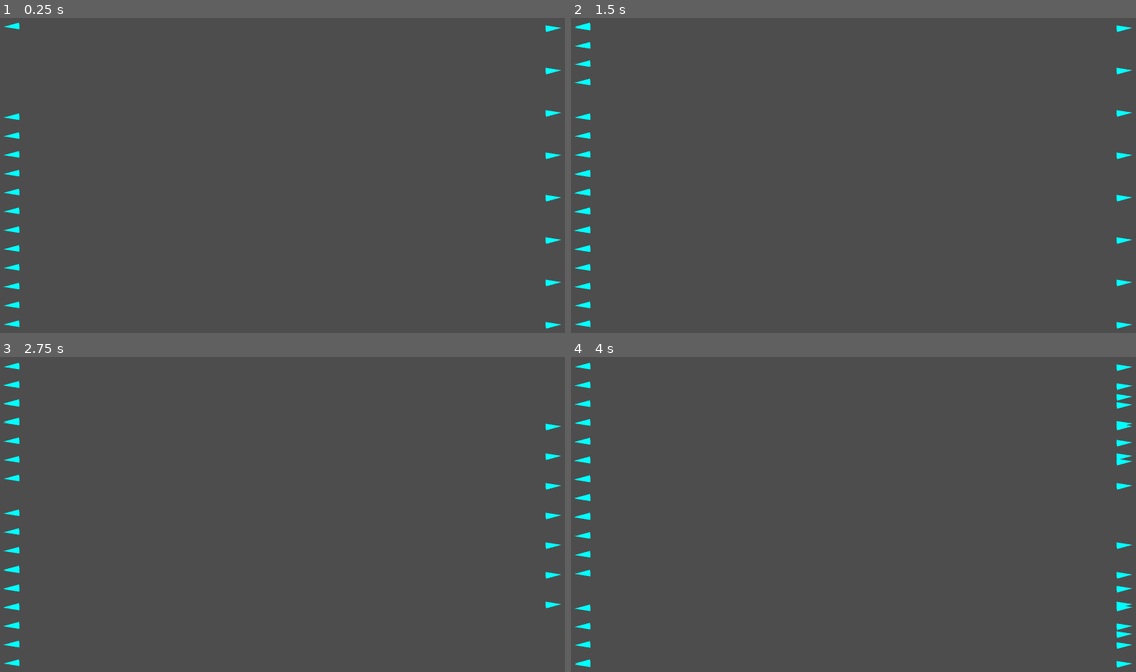
Above: before the commit, frames 1-4 (two rows, left to right).
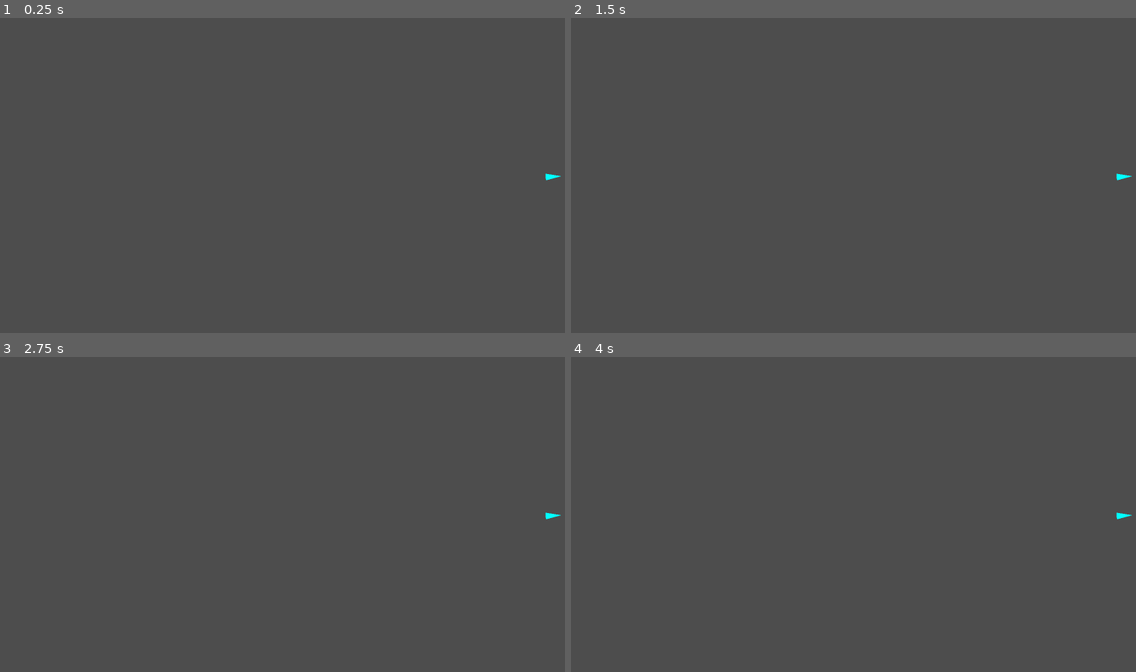
Above: after the commit, the same moments.

Repository: yancouto/psych0
Game: Godot game, scene res://runner.tscn
Two runs of this game, one before a commit and one after it. Both use one fixed random seed, a clock stepped at 60 frames per second and the inputs below.
Inputs (mouse positions are in pixels of both pictures, inside the frame that each line leads up to):
- Up to frame 1 (0.25 s): no input
- Up to frame 2 (1.5 s): tap Enter at 0.5 s; move the mouse to (977, 159) at 0.52 s; press the mouse at (977, 159) at 0.53 s; hold D (move_right) 0.53-1.28 s; tap Space at 1.25 s; move the mouse to (740, 191) at 1.27 s; release the mouse at (740, 191) at 1.28 s; hold S (move_down) from 1.28 s (still down); click (740, 191) at 1.35 s
- Up to frame 3 (2.75 s): move the mouse to (339, 445) at 2.02 s; release S (move_down) at 2.03 s; press the mouse at (339, 445) at 2.03 s; hold D (move_right) from 2.03 s (still down)
- Up to frame 4 (4 s): tap Enter at 2.75 s; move the mouse to (825, 577) at 2.77 s; release D (move_right) at 2.78 s; release the mouse at (825, 577) at 2.78 s; hold W (move_up) 2.78-3.53 s; click (825, 577) at 2.85 s; tap Space at 3.5 s; move the mouse to (1023, 561) at 3.52 s; press the mouse at (1023, 561) at 3.53 s; hold A (move_left) from 3.53 s (still down)

The runs differ from the first frame. In frame 1, 0.8% of the frame differs, in the area x 0-100%, y 1-99%; in frame 2, 0.9%; in frame 3, 0.8%; in frame 4, 1.3%.

Commit message:
Add multiple formation
For lines
closes #7

Diff:
--- a/editor/formation.gd
+++ b/editor/formation.gd
@@ -13,6 +13,30 @@
 		radius = r
 	func raw_enemies() -> Array[EnemyToSpawn]:
 		return [EnemyToSpawn.new(radius, pos, speed)]
+
+# Multiple enemies in a line, one after another
+class Multiple extends Formation:
+	var amount: int
+	# Position of the closes enemy to the screen
+	var pos: Vector2
+	# Speed of the closes enemy to screen
+	var speed: Vector2
+	# Distance between enemies
+	var spacing: float
+	# Enemy radius
+	var radius: float
+	func _init(amount: int, pos: Vector2, speed: Vector2, spacing := 5., radius := 40.):
+		self.amount = amount
+		self.pos = pos
+		self.speed = speed
+		self.spacing = spacing
+		self.radius = radius
+	func raw_enemies() -> Array[EnemyToSpawn]:
+		var enemies: Array[EnemyToSpawn] = []
+		var dir := -speed.normalized()
+		for i in range(amount):
+			enemies.append(EnemyToSpawn.new(radius, pos + dir * (i * spacing + (2 * i - 1) * radius), speed))
+		return enemies
 
 class Circle extends Formation:
 	var amount: int
--- a/levels/level1.gd
+++ b/levels/level1.gd
@@ -38,7 +38,7 @@
 		spawn(F.HorizontalLine.new(17, F.HorizontalLineSide.Top, F.HorizontalLinePlacement.Gap.new((i + 1) * (W / 6), 200)))
 	wait_until_no_enemies()
 
-	reset()
+
 	var extra: Array[Formation] = [
 		F.VerticalLine.new(8, F.VerticalLineSide.Right, F.VerticalLinePlacement.Distribute.new(), 400),
 		null,
@@ -52,3 +52,12 @@
 			spawn(extra[i])
 		spawn(F.VerticalLine.new(13, F.VerticalLineSide.Left, F.VerticalLinePlacement.Gap.new((i + 1) * (H / 6), 200)))
 	wait_until_no_enemies()
+
+	reset()
+	spawn(F.Multiple.new(50, Vector2(W + r, H / 2), Vector2(-300, 0), 5, r))
+	wait(5)
+	for i in range(5):
+		wait(1)
+		var side := F.VerticalLineSide.Left if i % 2 == 0 else F.VerticalLineSide.Right
+		spawn(F.VerticalLine.new(13, side, F.VerticalLinePlacement.Distribute.new(), 350 + 100 * i))
+	wait_until_no_enemies()
